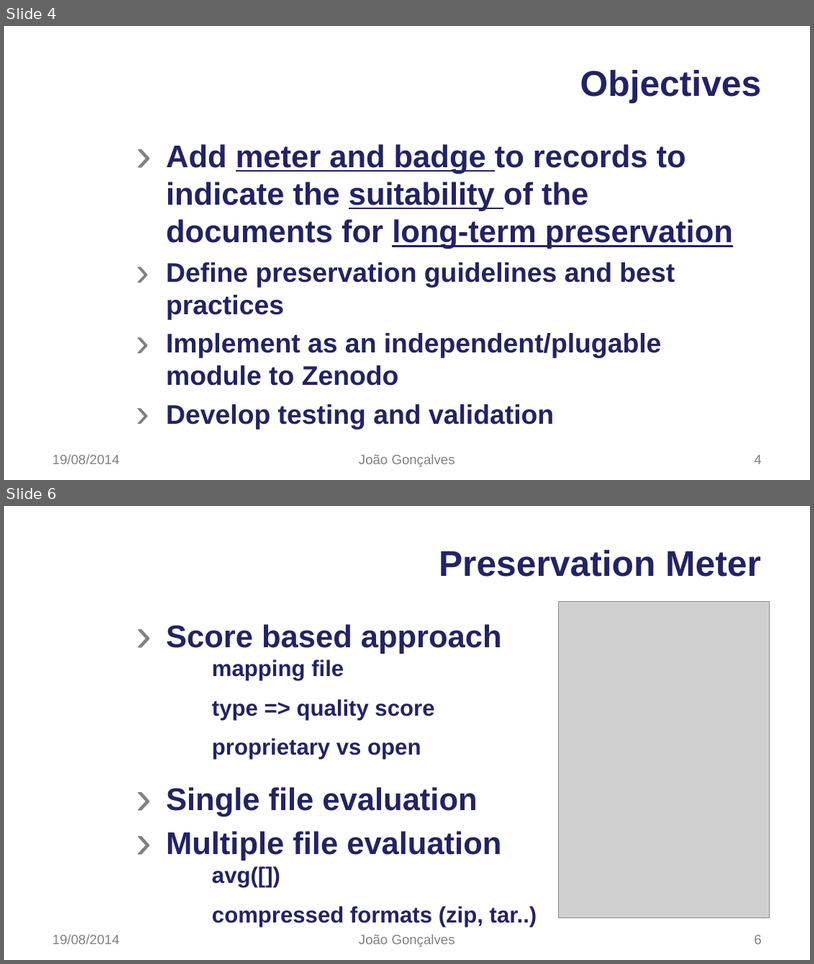
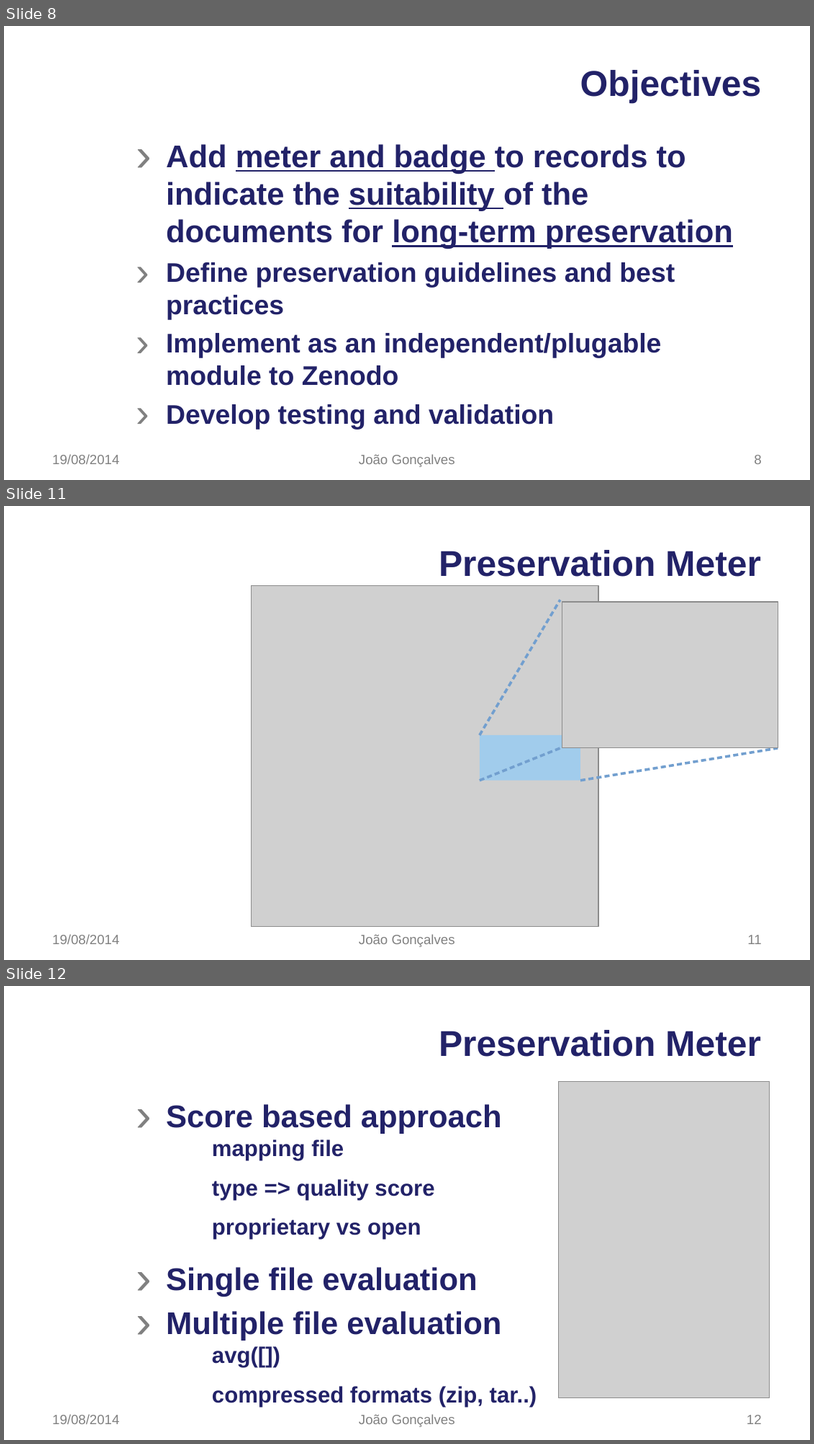
Before and after one commit to jsvgoncalves/summer-project, a slide deck: CERN#JoaoGoncalves-RC1.odp. Shown one above the other, each under a label of ours: slides 4 and 6 before the commit, slides 8, 11 and 12 after it; the slides between them are not shown. The pictures are 814x964 and 814x1444 pixels, drawn with LibreOffice and Linux fonts; fonts in the diff are those of the drawing; grey boxes stand for pictures; background and template pictures are left out. Boxes give left, top, right and bottom in pixels: in the first picture for what was removed or moved away, otherwise in the second. Text is boxed around its words. In the diff, an @@ line names an element or a change of style, - is before the commit and + after.

```diff
--- a/CERN#JoaoGoncalves-RC1.odp
+++ b/CERN#JoaoGoncalves-RC1.odp
@@ slide 11 added at (x1=4, y1=506, x2=810, y2=960), background picture (left out) @@
@@ title added at (x1=439, y1=550, x2=761, y2=577), 32 pt, text #222268, bold @@
+Preservation Meter
@@ picture added at (x1=252, y1=585, x2=599, y2=926) @@
@@ line added from (480, 735) to (561, 600), #729FCF 2.3 pt @@
@@ picture added at (x1=563, y1=602, x2=778, y2=748) @@
@@ rectangle added at (x1=480, y1=735, x2=581, y2=780), fill #83CAFF at 60% opacity @@
@@ line added from (480, 780) to (561, 748), #729FCF 2.3 pt @@
@@ line added from (581, 780) to (778, 748), #729FCF 2.3 pt @@
@@ text added at (x1=52, y1=934, x2=119, y2=944), 12 pt, text #808080 @@
+19/08/2014
@@ text added at (x1=359, y1=934, x2=455, y2=947), 12 pt, text #808080 @@
+João Gonçalves
@@ page number added at (x1=748, y1=934, x2=761, y2=944), 12 pt, text #808080 @@
+11
@@ what was slide 4 is now slide 8 @@
@@ page number at (x1=754, y1=454, x2=761, y2=464): text changed @@
-4
+8
@@ what was slide 6 is now slide 12 @@
@@ page number at (x1=747, y1=1414, x2=762, y2=1424): text changed @@
-6
+12
```
Also in this commit, not shown: 2 slides changed, 6 other slides added, 1 other file.
